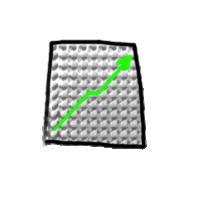
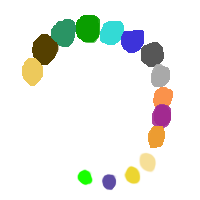
Layer changes from the first 200 x 200 image to the second:
hid "stonks lines" over [42, 39, 147, 150]
hid "stonks bg" over [42, 41, 147, 150]
showed "palette", painted on it over [22, 15, 173, 191]
